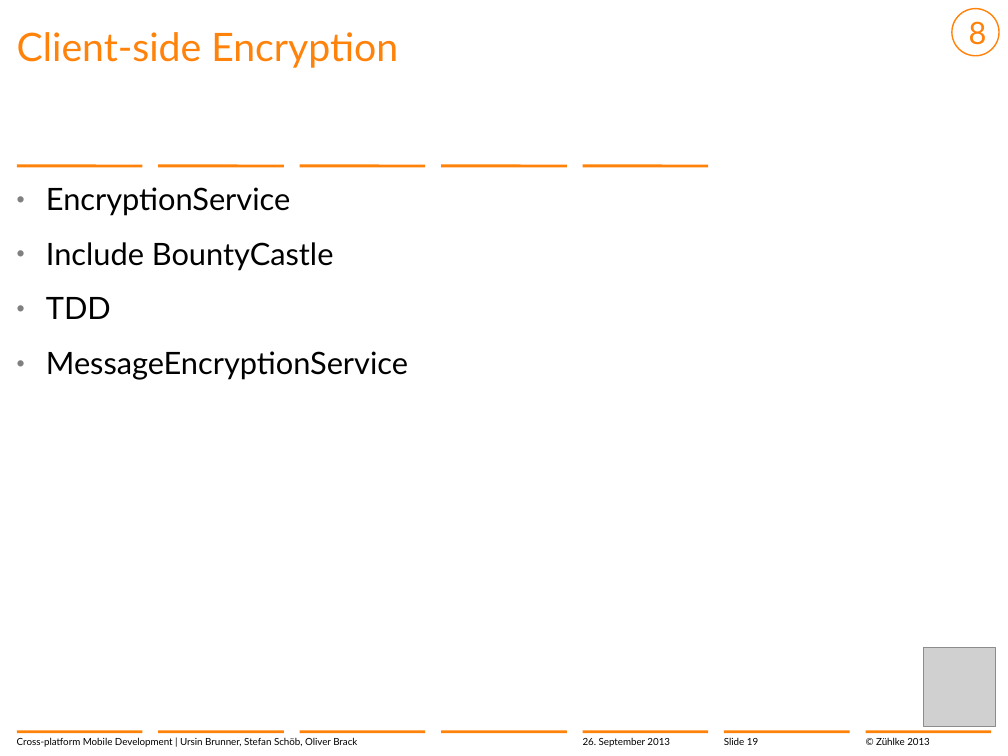
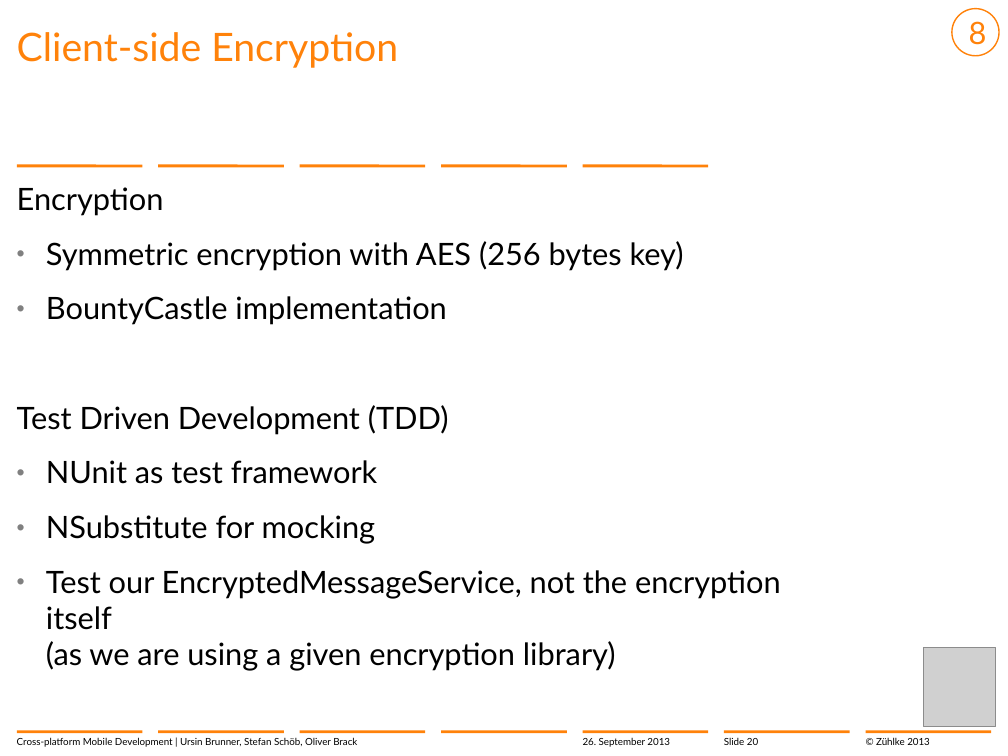
Before and after one commit to brunnurs/zxm, a slide deck: slide 20 of docs/13-09-26 Cross-platform mobile development with C#.pptx (slide 19 before the commit). Drawn at 1008x756 pixels with LibreOffice and Linux fonts; fonts in the diff are those of the drawing; grey boxes stand for pictures; background and template pictures are left out. Boxes give left, top, right and bottom in pixels: in the first picture for what was removed or moved away, otherwise in the second. Text is boxed around its words. In the diff, an @@ line names an element or a change of style, - is before the commit and + after.

```diff
--- a/docs/13-09-26 Cross-platform mobile development with C#.pptx
+++ b/docs/13-09-26 Cross-platform mobile development with C#.pptx
@@ text at bbox=[17, 187, 781, 671]: text changed @@
-  • EncryptionService
-  • Include BountyCastle
-  • TDD
-  • MessageEncryptionService
+Encryption
+  • Symmetric encryption with AES (256 bytes key)
+  • BountyCastle implementation
+Test Driven Development (TDD)
+  • NUnit as test framework
+  • NSubstitute for mocking
+  • Test our EncryptedMessageService, not the encryption itself
+    (as we are using a given encryption library)
@@ page number at bbox=[724, 738, 758, 745]: text changed @@
-Slide 19
+Slide 20
```
Also in this commit, not shown: 12 other slides changed, 1 slide added.
